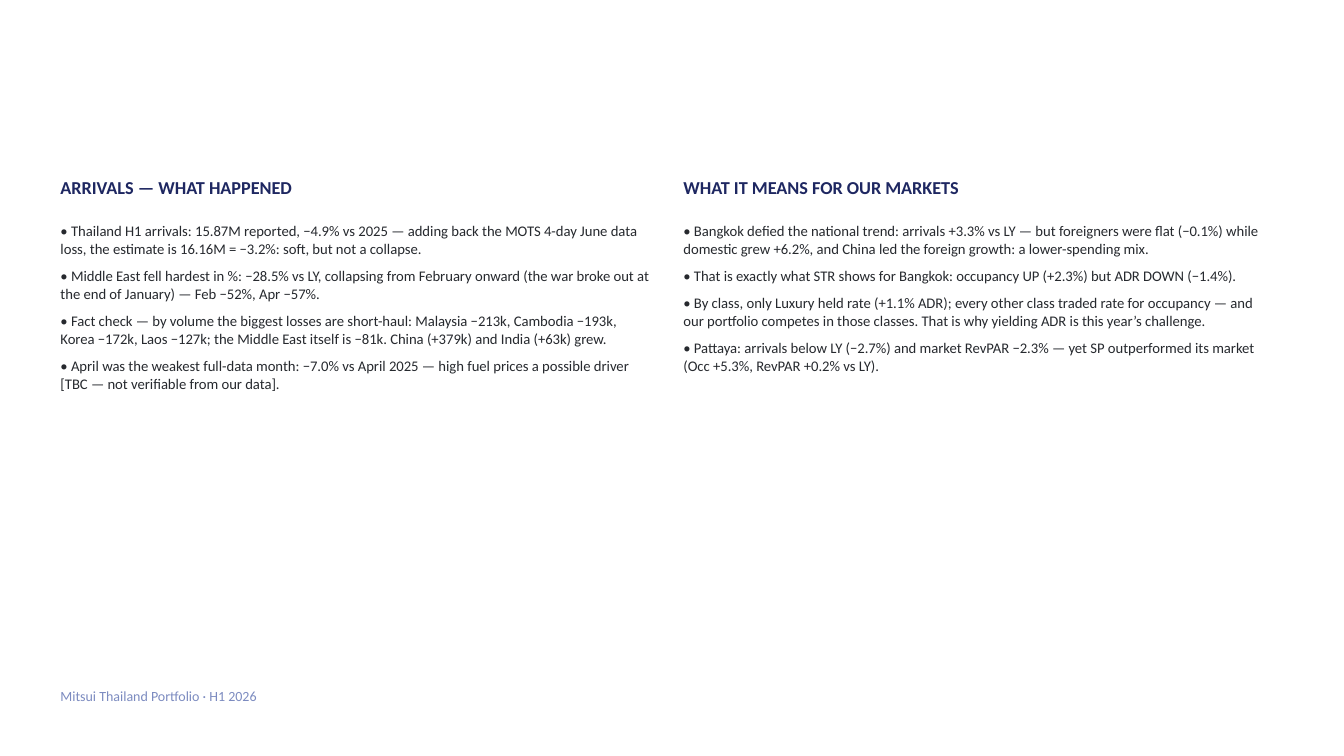
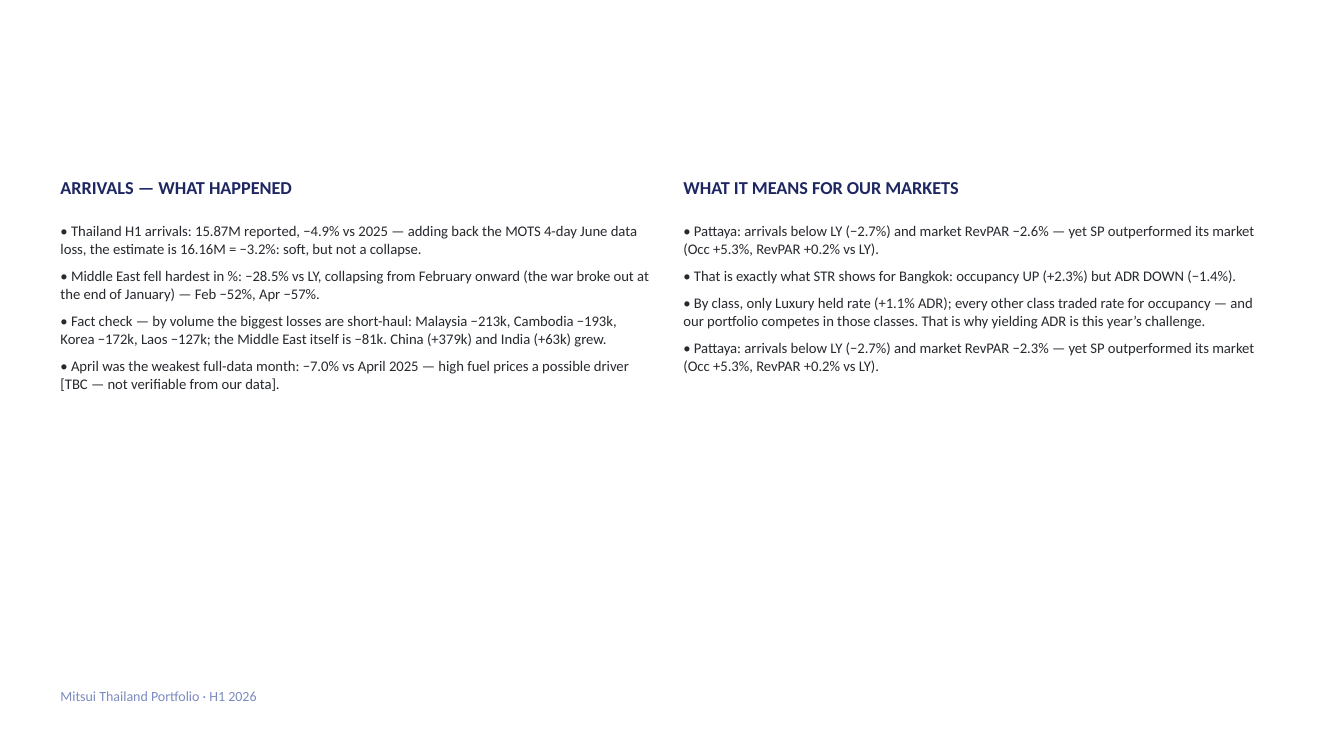
Before and after one commit to Chavin2543/mae-workspace, a slide deck: slide 36 of output/Portfolio_Performance_Report_H1-2026.pptx. Drawn at 1344x756 pixels with LibreOffice and Linux fonts; fonts in the diff are those of the drawing. Boxes give left, top, right and bottom in pixels: in the first picture for what was removed or moved away, otherwise in the second. Text is boxed around its words. In the diff, an @@ line names an element or a change of style, - is before the commit and + after.

```diff
--- a/output/Portfolio_Performance_Report_H1-2026.pptx
+++ b/output/Portfolio_Performance_Report_H1-2026.pptx
@@ text at (683,225,1254,256): text changed @@
-• Bangkok defied the national trend: arrivals +3.3% vs LY — but foreigners were flat (−0.1%) while domestic grew +6.2%, and China led the foreign growth: a lower-spending mix.
+• Pattaya: arrivals below LY (−2.7%) and market RevPAR −2.6% — yet SP outperformed its market (Occ +5.3%, RevPAR +0.2% vs LY).
```
Also in this commit, not shown: 1 other slide changed, 1 other file.
